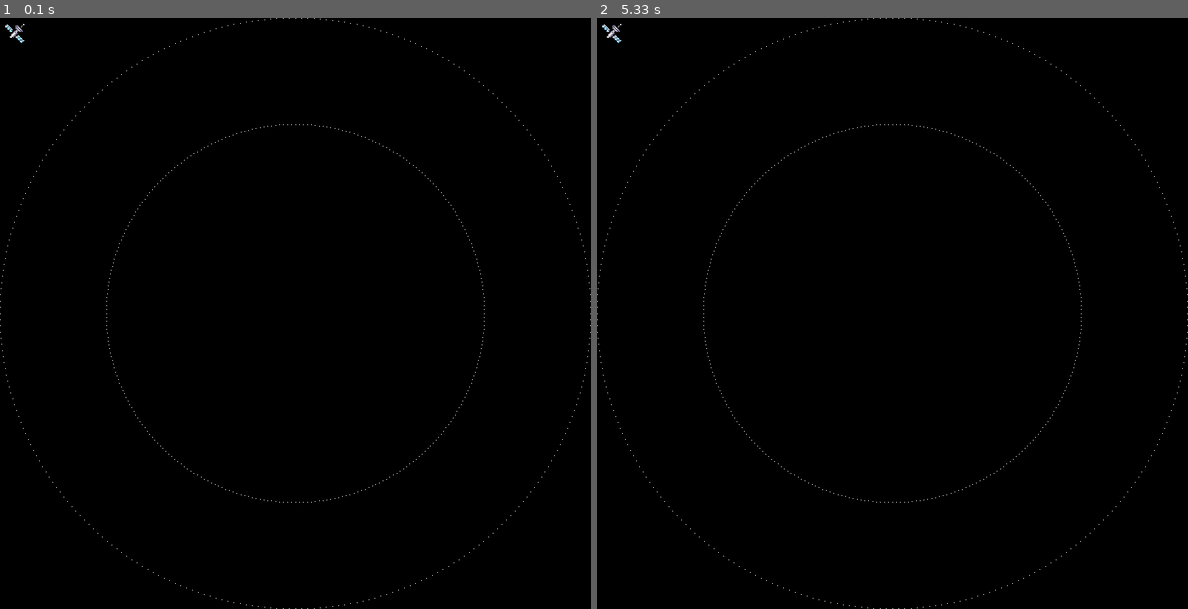
Above: before the commit, frames 1-2 (left to right).
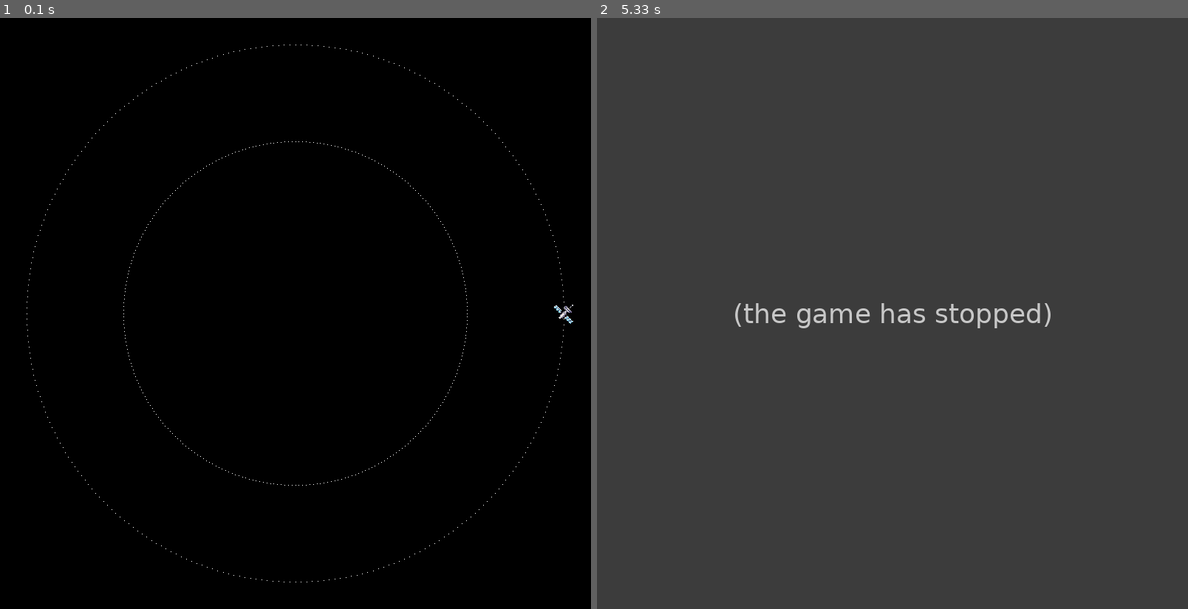
Above: after the commit, the same moments.

Repository: jpgtordilla/TransferOrbit
Game: pygame game, started from main.py
Same seed, same stepped clock (60 frames per second), same inputs: the game is played once before the commit and once after it.
Inputs:
- Up to frame 1 (0.1 s): no input
- Up to frame 2 (5.33 s): no input

The runs differ from the first frame. In frame 1, 0.3% of the frame differs, in the area x 0-100%, y 0-100%; in frame 2, 100%.
Error after the commit: IndexError: list index out of range (satellite.py line 61); the game stopped at 5 s (later frames are placeholders)

Commit message:
refactored and created get/set methods to update satellite position, x/y updating but satellite graphic not moving

Diff:
--- a/constants.py
+++ b/constants.py
@@ -5,3 +5,8 @@
 BLACK = (0, 0, 0)
 WHITE = (255, 255, 255)
 FPS = 60
+SCALING_CONST = 2.2 # 2 scales a circle to fit perfectly, slightly more gives a reasonable margin
+
+# SATELLITE CONSTANTS
+SAT_WIDTH = 40
+SAT_HEIGHT = 40
--- a/game_loop.py
+++ b/game_loop.py
@@ -38,30 +38,52 @@
 
 """MAIN LOOP FOR DRAWING ORBITS AND UPDATING"""
 
-def game_loop():
-    """
-    parabola = Orbit(epsilon=1)  # parabola
-    parabola_neg = Orbit(epsilon=-1)  # parabola negative
-    hyperbola = Orbit(epsilon=1.9)  # hyperbola
-    hyperbola_neg = Orbit(epsilon=-1.9)  # hyperbola negative
-    """
-    esc = False # escape set to false until window is closed
+class Game:
+    def __init__(self):
+        self.factor = 1 # set default factor
 
-    circle = Orbit(epsilon=0)  # circle
-    circle_small = Orbit(epsilon=0, l=0.8*10**24)  # small circle
+    def graph_orbits(self, orbit_list, draw_surface, num_points=300):
+        """Given a list of orbit objects, plot them on the screen"""
 
-    orbits = [circle, circle_small]
-    graph_orbits(orbits, surface)
+        max_radius = get_max_radius(orbit_list)
 
-    # satellite test
-    sat = Satellite(circle)
+        # calculate scaling factor based on the max orbit
+        self.factor = max_radius / (WIDTH / SCALING_CONST) # slightly more than 2 so that there are margins
 
-    clock = pygame.time.Clock() # for frame rate
-    while not esc:
-        clock.tick(FPS)
-        sat.draw_satellite(surface)
-        pygame.display.update()
-        for event in pygame.event.get():
-            if event.type == QUIT:
-                esc = True
-                pygame.quit()
+        # plot each trajectory, scaling w.r.t. the factor
+        for orbit in orbit_list:
+            curr_points_list = orbit.get_orbit(num_points)
+            for point in curr_points_list:
+                x = int((point[0] / self.factor) + WIDTH / 2)
+                y = int((point[1] / self.factor) + WIDTH / 2)
+                draw_surface.set_at((x, y), WHITE)
+
+    def game_loop(self):
+        """
+        parabola = Orbit(epsilon=1)  # parabola
+        parabola_neg = Orbit(epsilon=-1)  # parabola negative
+        hyperbola = Orbit(epsilon=1.9)  # hyperbola
+        hyperbola_neg = Orbit(epsilon=-1.9)  # hyperbola negative
+        """
+        esc = False # escape set to false until window is closed
+
+        circle = Orbit(epsilon=0)  # circle
+        circle_small = Orbit(epsilon=0, l=0.8*10**24)  # small circle
+
+        orbits = [circle, circle_small]
+        self.graph_orbits(orbits, surface)
+
+        # satellite test
+        sat = Satellite(circle, self.factor)
+
+        clock = pygame.time.Clock() # for frame rate
+        while not esc:
+            clock.tick(FPS)
+            sat.draw_satellite(surface)
+            pygame.display.update()
+            for event in pygame.event.get():
+                if event.type == QUIT:
+                    esc = True
+                    pygame.quit()
+
+            sat.update_satellite()
--- a/main.py
+++ b/main.py
@@ -21,10 +21,11 @@
 - epsilon > 1     -- E > 0 -- hyperbola
 
 """
-from game_loop import game_loop
+from game_loop import *
 
 if __name__ == '__main__':
-    game_loop()
+    game = Game()
+    game.game_loop()
 
 """NOTES:
 - fix flickering and make it possible to draw multiple on the same window
--- a/orbit.py
+++ b/orbit.py
@@ -96,19 +96,3 @@
         return "PARABOLA"
     else:
         return "HYPERBOLA"
-
-def graph_orbits(orbit_list, draw_surface, num_points=300):
-    """Given a list of orbit objects, plot them on the screen"""
-
-    max_radius = get_max_radius(orbit_list)
-
-    # calculate scaling factor based on the max orbit
-    factor = max_radius / (WIDTH / 2)
-
-    # plot each trajectory, scaling w.r.t. the factor
-    for orbit in orbit_list:
-        curr_points_list = orbit.get_orbit(num_points)
-        for point in curr_points_list:
-            x = int((point[0] / factor) + WIDTH / 2)
-            y = int((point[1] / factor) + WIDTH / 2)
-            draw_surface.set_at((x, y), WHITE)
--- a/satellite.py
+++ b/satellite.py
@@ -3,25 +3,64 @@
 
 class Satellite:
     """Creates a satellite that follows a specific trajectory"""
+    def __init__(self, init_orbit, factor):
+        self.factor = factor # scaling factor calculated in game_loop
 
-    def __init__(self, init_orbit):
+        self.width = SAT_WIDTH
+        self.height = SAT_HEIGHT
         self.orbit = init_orbit
-        self.x = self.orbit.r_orbit(0) # x coordinate position (translated later with draw_satellite)
-        self.y = 0 # y coordinate position (translated later with draw_satellite)
-        self.width = 40
-        self.height = 40
+        self.x = self.translate_coord_x(self.orbit.r_orbit(0)) # screen initial x coordinate position
+        self.y = HEIGHT / 2 - self.height / 2 # screen initial y coordinate position
 
         self.image = pg.transform.scale(pg.image.load("sat-sprite.jpg").convert(), (self.width, self.height))
         self.image.set_colorkey(BLACK)
-        self.sat_rect = pg.Rect(0, 0, self.width, self.width)
+        self.sat_rect = pg.Rect(self.x, self.y, self.width, self.width)
+
+        self.orbit_points : list[list[float]] = self.orbit.get_orbit()
+        self.current_index = 0 # track which orbit coordinate to use in the update method
+
+    def translate_coord_x(self, x_unscaled):
+        """Converts the unscaled x coordinate in meters to a pixel value"""
+        return int((x_unscaled / self.factor) + WIDTH / 2) - self.width / 2
+
+    def translate_coord_y(self, y_unscaled):
+        """Converts the unscaled y coordinate in meters to a pixel value"""
+        return int((y_unscaled / self.factor) + HEIGHT / 2) - self.height / 2
+
+    def set_x_coord(self, x_unscaled):
+        self.x = self.translate_coord_x(x_unscaled)
+
+    def set_y_coord(self, y_unscaled):
+        self.y = self.translate_coord_y(y_unscaled)
 
     def set_orbit(self, new_orbit):
-        self.orbit = new_orbit # set to a new orbit, such as when transfer occurs
+        """Set to a new orbit, as well as set orbit points, such as when transfer occurs"""
+        self.orbit = new_orbit
+        self.orbit_points = new_orbit.get_orbit()
+
+    def get_orbit_points(self):
+        """Returns the xy pairs for the current orbit"""
+        return self.orbit.get_orbit() # xy pairs for the orbit
 
     def draw_satellite(self, draw_surface):
         draw_surface.blit(self.image, self.sat_rect)
 
+    def get_orbit_index(self):
+        return self.current_index
+
+    def set_orbit_index(self):
+        """Increment the current orbit index"""
+        if self.current_index < len(self.orbit_points):
+            self.current_index += 1
+        else:
+            self.current_index = 0
+
+    def update_satellite(self):
+        """update the satellite position based on the orbit position array"""
+        self.set_orbit_index()
+        self.x = self.get_orbit_points()[self.get_orbit_index()][0]
+        self.y = self.get_orbit_points()[self.get_orbit_index()][1]
+
 """ISSUES:
-- rect x coordinate is set to zero as a test
-- need to have a function that gets the current scaling factor before graphing
+- x is updating but the satellite graphic is not moving
 """
